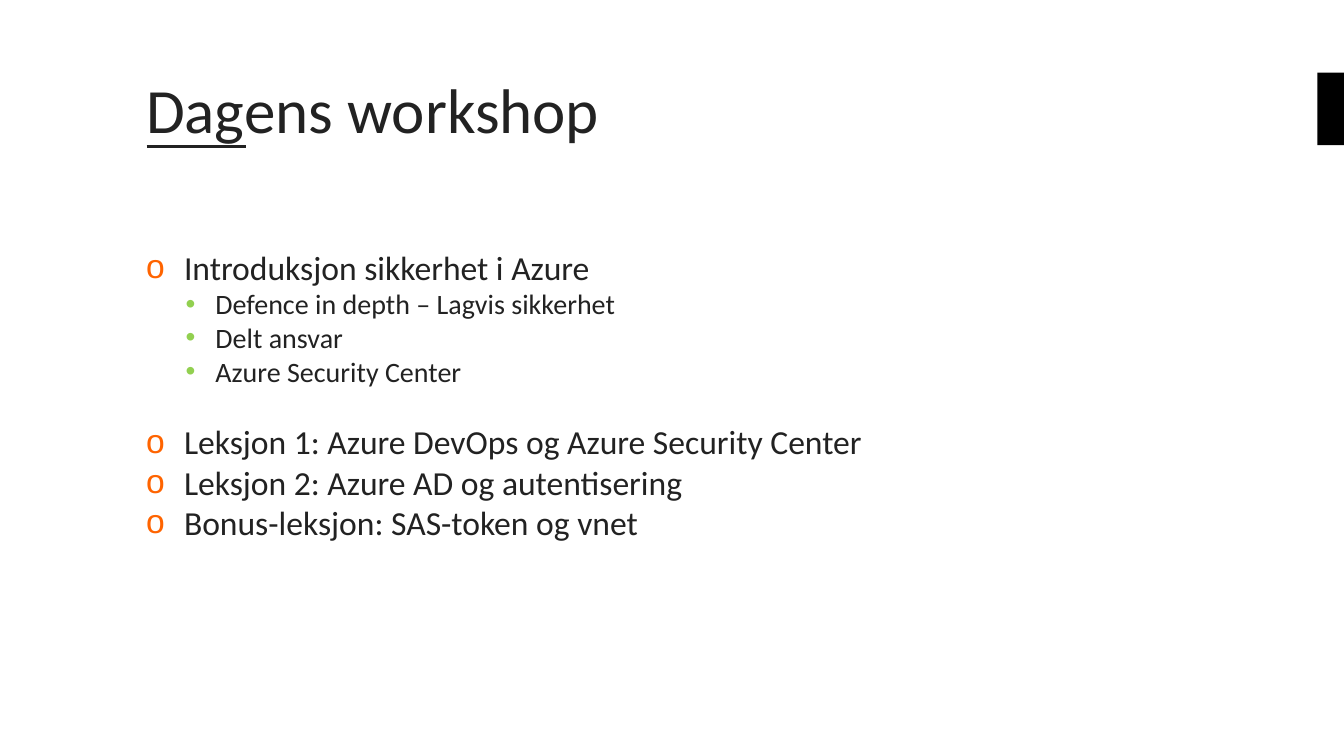
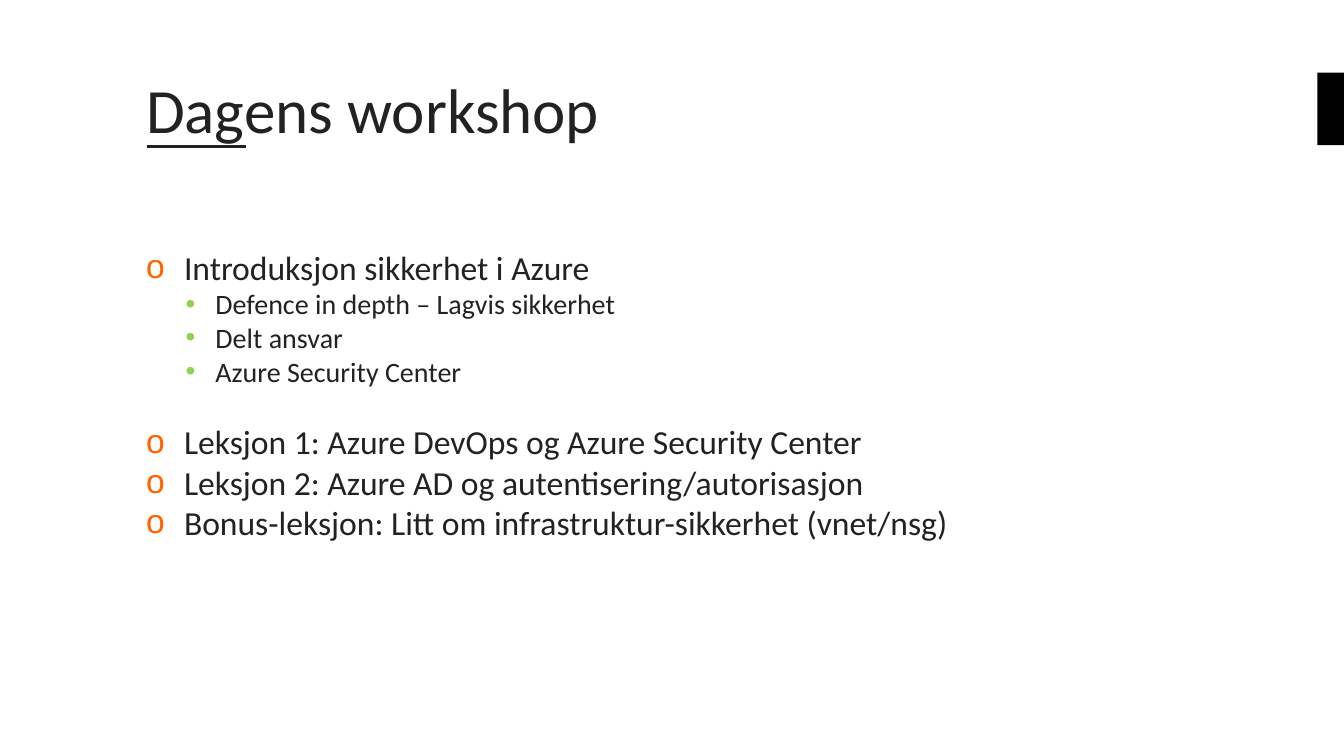
Before and after one commit to bouvet/azure-workshops, a slide deck: slide 4 of Workshop_3/Presentasjon/Azureskolen-Workshop#3.pptx. Drawn at 1344x756 pixels with LibreOffice and Linux fonts; fonts in the diff are those of the drawing; background and template pictures are left out. Boxes give left, top, right and bottom in pixels: in the first picture for what was removed or moved away, otherwise in the second. Text is boxed around its words. In the diff, an @@ line names an element or a change of style, - is before the commit and + after.

```diff
--- a/Workshop_3/Presentasjon/Azureskolen-Workshop#3.pptx
+++ b/Workshop_3/Presentasjon/Azureskolen-Workshop#3.pptx
@@ text at (x1=184, y1=471, x2=948, y2=541): text changed @@
-o Leksjon 2: Azure AD og autentisering
-o Bonus-leksjon: SAS-token og vnet
+o Leksjon 2: Azure AD og autentisering/autorisasjon
+o Bonus-leksjon: Litt om infrastruktur-sikkerhet (vnet/nsg)
```
Also in this commit, not shown: 6 other slides changed, 1 slide removed.
